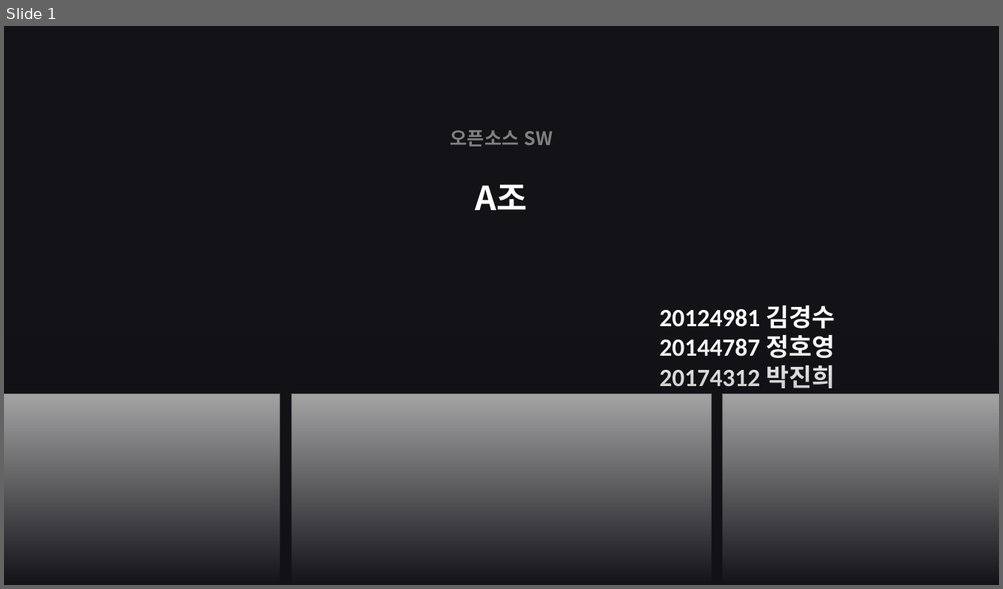
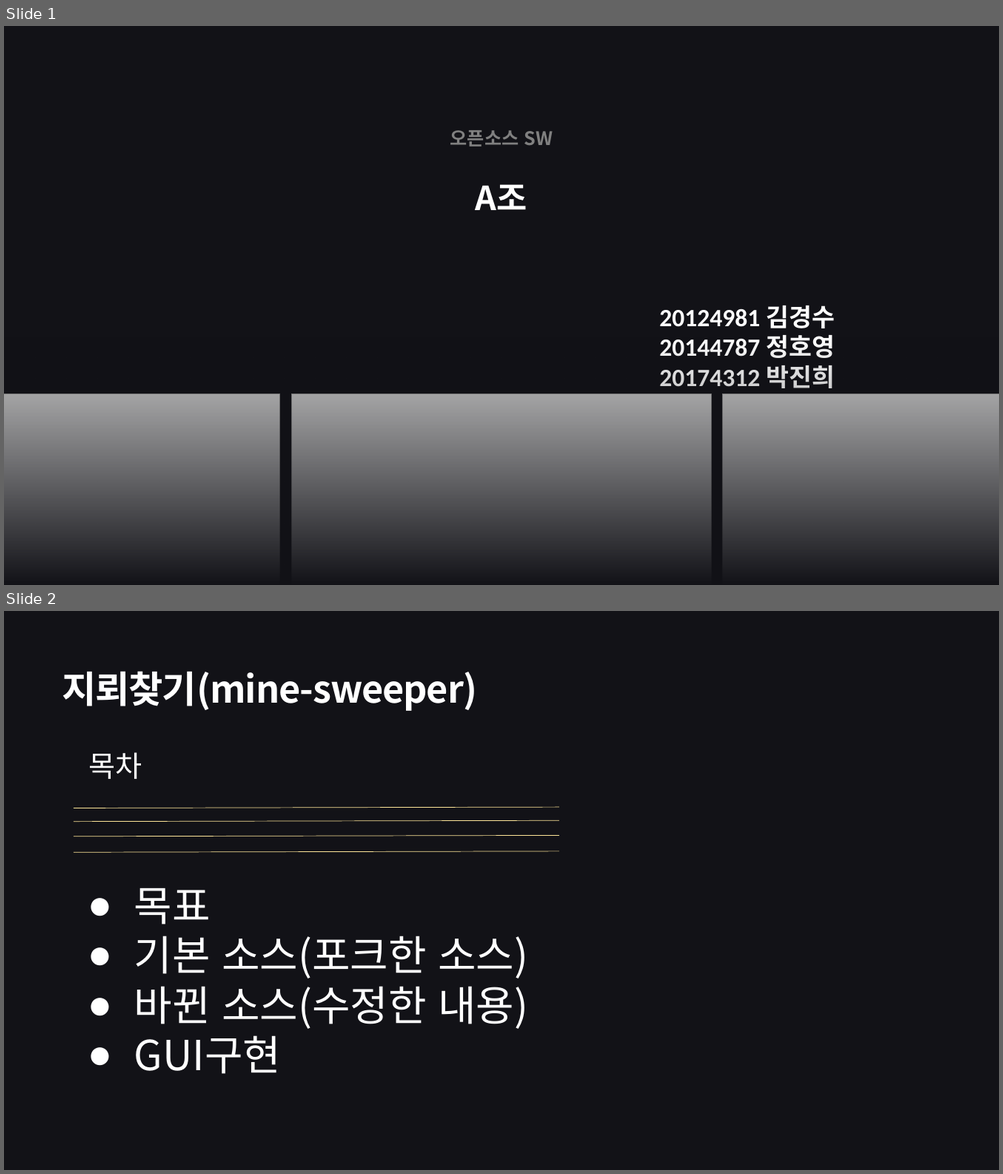
Before and after one commit to JungHoYoung/OSS_A, a slide deck: OSS_A조 - MineSweeper.pptx. Shown one above the other, each under a label of ours: slide 1 before the commit, slides 1 and 2 after it. The pictures are 1003x589 and 1003x1174 pixels, drawn with LibreOffice and Linux fonts; fonts in the diff are those of the drawing; grey boxes stand for pictures. Boxes give left, top, right and bottom in pixels: in the first picture for what was removed or moved away, otherwise in the second. Text is boxed around its words. In the diff, an @@ line names an element or a change of style, - is before the commit and + after.

```diff
--- a/OSS_A조 - MineSweeper.pptx
+++ b/OSS_A조 - MineSweeper.pptx
@@ slide 2 added at (x1=4, y1=611, x2=999, y2=1170), background #FFFFFF; not listed: 1 template element that a slide beside it also shows @@
@@ text added at (x1=62, y1=671, x2=477, y2=711), 36 pt, text #FFFFFF, bold @@
+지뢰찾기(mine-sweeper)
@@ text added at (x1=89, y1=752, x2=142, y2=779), 28 pt, text #FFFFFF @@
+목차
@@ line added from (74, 808) to (559, 807), #FFE699 0.5 pt @@
@@ line added from (74, 821) to (559, 820), #FFE699 0.5 pt @@
@@ line added from (74, 836) to (559, 835), #FFE699 0.5 pt @@
@@ line added from (74, 853) to (559, 851), #FFE699 0.5 pt @@
@@ text added at (x1=134, y1=888, x2=528, y2=1074), 40 pt, text #FFFFFF @@
+  ● 목표
+  ● 기본 소스(포크한 소스)
+  ● 바뀐 소스(수정한 내용)
+  ● GUI구현
```
Also in this commit, not shown: 8 other slides added, 1 slide removed.
